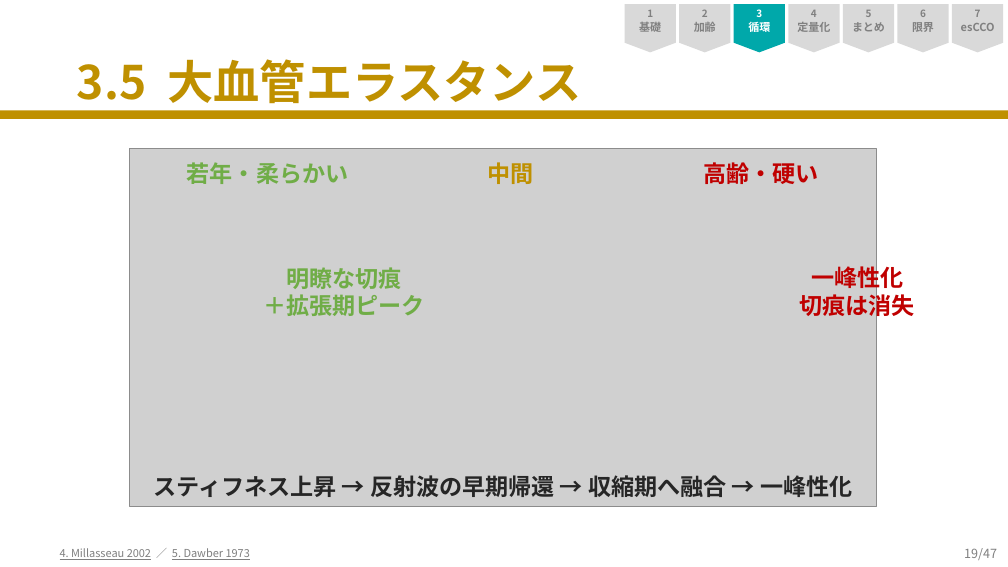
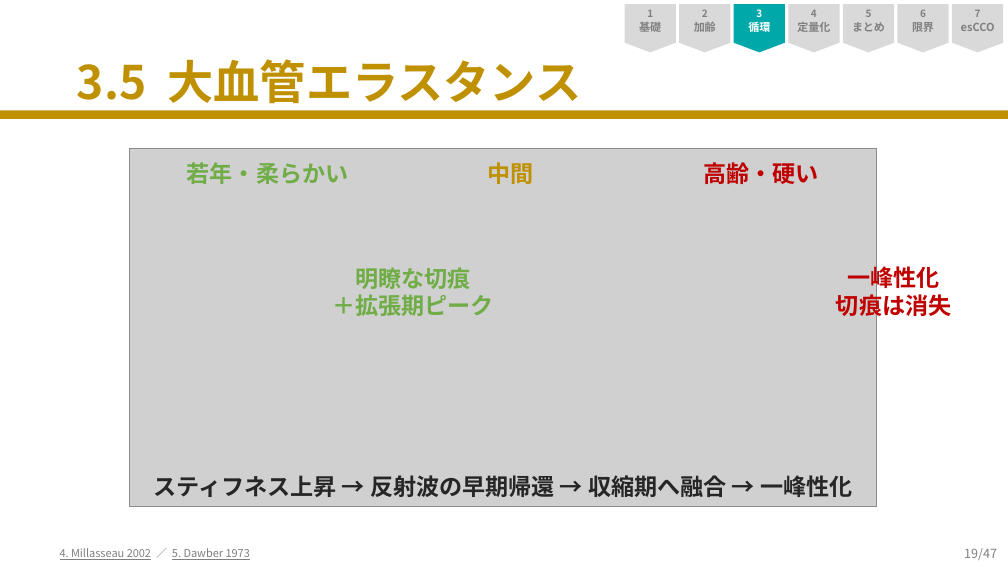
Before and after one commit to nobumitsu-3141/ppg-study, a slide deck: slide 19 of SpO2PPG_revised_websafe.pptx. Drawn at 1008x567 pixels with LibreOffice and Linux fonts; fonts in the diff are those of the drawing; grey boxes stand for pictures. Boxes give left, top, right and bottom in pixels: in the first picture for what was removed or moved away, otherwise in the second. Text is boxed around its words. In the diff, an @@ line names an element or a change of style, - is before the commit and + after.

```diff
--- a/SpO2PPG_revised_websafe.pptx
+++ b/SpO2PPG_revised_websafe.pptx
@@ text "明瞭な切痕 ＋拡張期ピーク": place and size @@
-text "明瞭な切痕 ＋拡張期ピーク" at box(263, 267, 424, 316)
+text "明瞭な切痕 ＋拡張期ピーク" at box(332, 267, 493, 316)
@@ text "一峰性化 切痕は消失": place and size @@
-text "一峰性化 切痕は消失" at box(800, 263, 915, 319)
+text "一峰性化 切痕は消失" at box(836, 263, 951, 319)
```
Also in this commit, not shown: 16 other slides changed, 3 other files.
